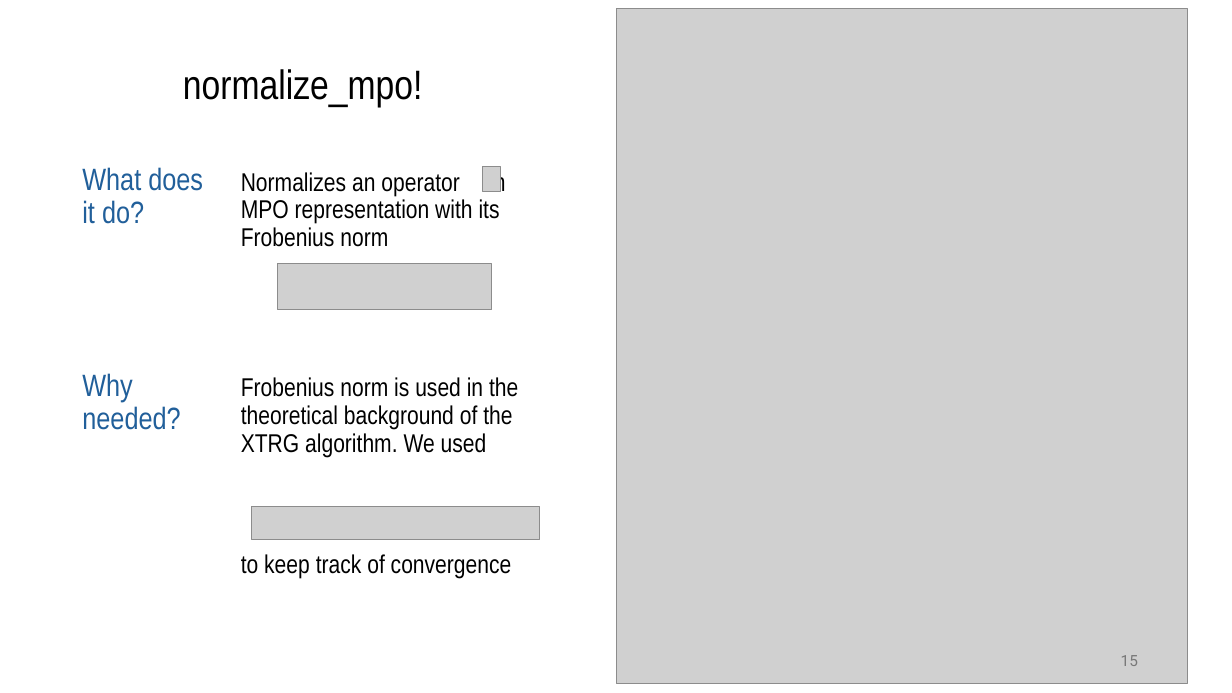
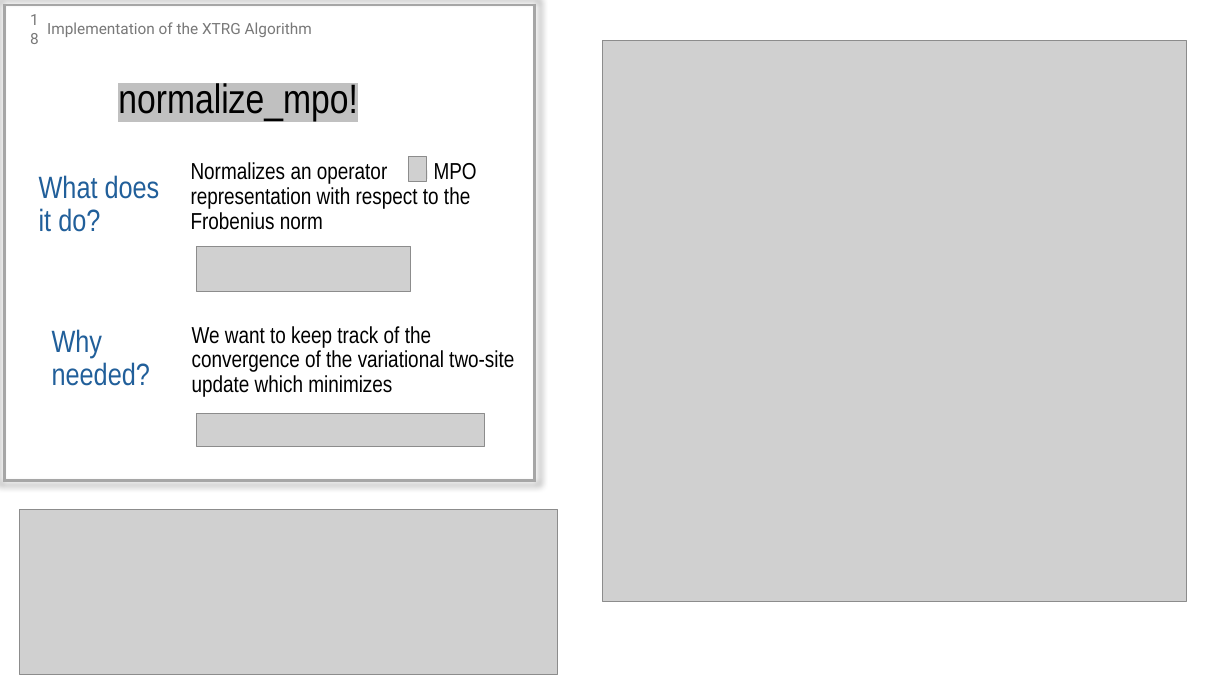
Before and after one commit to MrHighsenberg/XTRG-Algorithm, a slide deck: slide 18 of presentation/Term_Project_XTRG_Presentation.pptx (slide 15 before the commit). Drawn at 1232x693 pixels with LibreOffice and Linux fonts; fonts in the diff are those of the drawing; grey boxes stand for pictures. Boxes give left, top, right and bottom in pixels: in the first picture for what was removed or moved away, otherwise in the second. Text is boxed around its words. In the diff, an @@ line names an element or a change of style, - is before the commit and + after.

```diff
--- a/presentation/Term_Project_XTRG_Presentation.pptx
+++ b/presentation/Term_Project_XTRG_Presentation.pptx
@@ rectangle added at (x1=5, y1=6, x2=535, y2=481), outline #A6A6A6 2.25 pt @@
@@ page number added at (x1=12, y1=10, x2=48, y2=47), 12 pt, text #797979 @@
+18
@@ text added at (x1=47, y1=22, x2=312, y2=37), 12 pt, text #797979 @@
+Implementation of the XTRG Algorithm
@@ picture resized from (x1=616, y1=8, x2=1188, y2=684) to (x1=603, y1=41, x2=1188, y2=602) @@
@@ text "normalize_mpo!" moved from (x1=183, y1=69, x2=423, y2=107) to (x1=118, y1=80, x2=358, y2=121) @@
@@ text "normalize_mpo!" at (x1=118, y1=80, x2=358, y2=121): highlight none to #C0C0C0 @@
@@ text "What does it do?" moved from (x1=82, y1=167, x2=203, y2=224) to (x1=39, y1=175, x2=160, y2=232) @@
@@ text at (x1=191, y1=160, x2=477, y2=230): text changed; size 20 to 18 pt @@
-Normalizes an operator in MPO representation with its Frobenius norm
+Normalizes an operator in MPO representation with respect to the Frobenius norm
@@ picture moved from (x1=482, y1=167, x2=500, y2=192) to (x1=409, y1=156, x2=427, y2=181) @@
@@ picture moved from (x1=277, y1=264, x2=492, y2=311) to (x1=197, y1=246, x2=411, y2=291) @@
@@ text "Why needed?" moved from (x1=82, y1=373, x2=180, y2=430) to (x1=52, y1=329, x2=150, y2=386) @@
@@ text at (x1=192, y1=326, x2=514, y2=397): text changed; size 20 to 18 pt @@
-Frobenius norm is used in the theoretical background of the XTRG algorithm. We used
-to keep track of convergence
+We want to keep track of the convergence of the variational two-site update which minimizes
@@ picture moved from (x1=251, y1=506, x2=539, y2=539) to (x1=197, y1=413, x2=484, y2=445) @@
@@ picture added at (x1=19, y1=509, x2=557, y2=674) @@
@@ page number removed at (x1=1121, y1=655, x2=1138, y2=666) @@
-15
```
Also in this commit, not shown: 22 other slides changed, 5 slides added, 2 slides removed, 7 other files.
